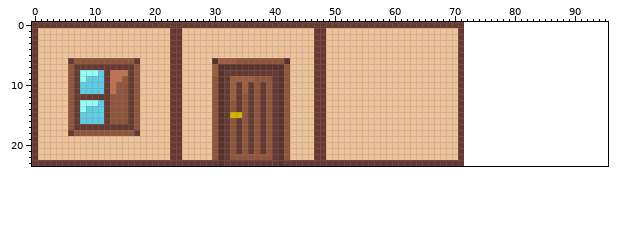
Pixel-art file: graphics/house1.ase. The picture above is the old version.
72x24 pixels, 1 frame. Colours within 5 levels of each other are drawn and written as one. The old version is drawn lined up with the new one, on the new canvas.
The result:
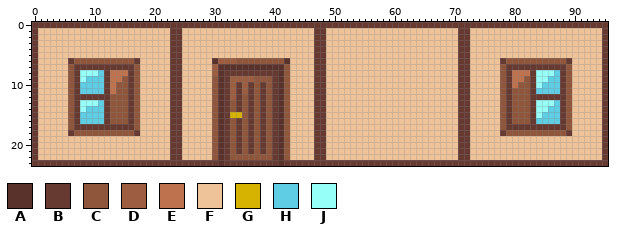
Palette (. is transparent): A #59322b  B #663931  C #8f563b  D #9c5d40  E #bf724e  F #eec39a  G #d6b300  H #5fcde4  J #96fff8
Author's note on the commit: Added a mirrored house wall with window
The edit:
canvas 72x24 -> 96x24
@@ x 70..95 @@
- 0 BB........................
- 1 FB........................
- 2 FB........................
- 3 FB........................
- 4 FB........................
- 5 FB........................
- 6 FB........................
- 7 FB........................
- 8 FB........................
- 9 FB........................
-10 FB........................
-11 FB........................
-12 FB........................
-13 FB........................
-14 FB........................
-15 FB........................
-16 FB........................
-17 FB........................
-18 FB........................
-19 FB........................
-20 FB........................
-21 FB........................
-22 FB........................
-23 BB........................
+ 0 BBBBBBBBBBBBBBBBBBBBBBBBBB
+ 1 FBBFFFFFFFFFFFFFFFFFFFFFFB
+ 2 FBBFFFFFFFFFFFFFFFFFFFFFFB
+ 3 FBBFFFFFFFFFFFFFFFFFFFFFFB
+ 4 FBBFFFFFFFFFFFFFFFFFFFFFFB
+ 5 FBBFFFFFFFFFFFFFFFFFFFFFFB
+ 6 FBBFFFFFBCCCCCCCCCCBFFFFFB
+ 7 FBBFFFFFCBBBBBBBBBBCFFFFFB
+ 8 FBBFFFFFCBEEEBJJJHBCFFFFFB
+ 9 FBBFFFFFCBEECBJJHHBCFFFFFB
+10 FBBFFFFFCBECCBJHHHBCFFFFFB
+11 FBBFFFFFCBCCCBHHHHBCFFFFFB
+12 FBBFFFFFCBCCCBBBBBBCFFFFFB
+13 FBBFFFFFCBCCCBJJJHBCFFFFFB
+14 FBBFFFFFCBCCCBJJHHBCFFFFFB
+15 FBBFFFFFCBCCCBJHHHBCFFFFFB
+16 FBBFFFFFCBCCCBHHHHBCFFFFFB
+17 FBBFFFFFCBBBBBBBBBBCFFFFFB
+18 FBBFFFFFBCCCCCCCCCCBFFFFFB
+19 FBBFFFFFFFFFFFFFFFFFFFFFFB
+20 FBBFFFFFFFFFFFFFFFFFFFFFFB
+21 FBBFFFFFFFFFFFFFFFFFFFFFFB
+22 FBBFFFFFFFFFFFFFFFFFFFFFFB
+23 BBBBBBBBBBBBBBBBBBBBBBBBBB
Boxes around the changes in both pictures, in picture pixels (x1, y1, x2, y2):
added: (464, 22, 608, 166)
